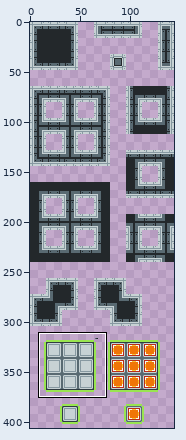
Sprite sheet -- resources/tileset/tileset.png. The picture above shows the old version from afar; the outline marks the close-up.
Close-up. The starting point:
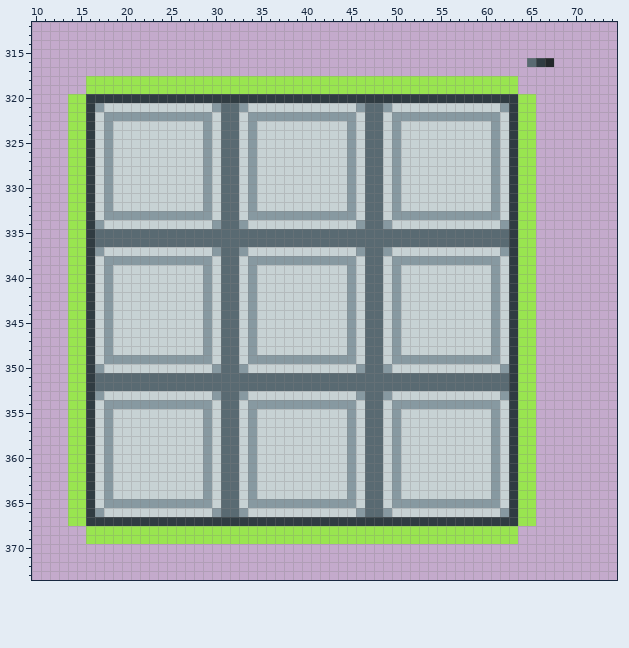
The file is 144x416 pixels. Shown: x 10..74, y 312..373. The wide view leaves out empty margins. The commit also changed other parts of the picture, which this record leaves out.
After:
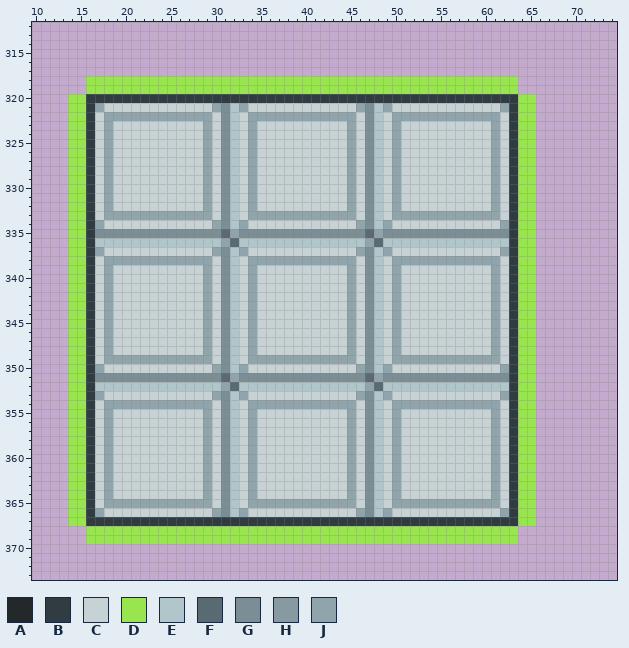
Palette (. is transparent): A #23282b  B #303c42  C #c7d2d4  D #99e550  E #b1c6ca  F #596a72  G #7b8d95  H #8799a1  J #90a4ac
Change:
y 316: x 65..67 FBA -> ...
y 321: x 17 H -> J; x 30..33 HFFH -> JGEJ; x 46..49 HFFH -> JGEJ; x 62 H -> J
y 322: x 18..29 HHHHHHHHHHHH -> JJJJJJJJJJJJ; x 31..32 FF -> GE; x 34..45 HHHHHHHHHHHH -> JJJJJJJJJJJJ; x 47..48 FF -> GE; x 50..61 HHHHHHHHHHHH -> JJJJJJJJJJJJ
y 323..332: x 18 H -> J; x 29 H -> J; x 31..32 FF -> GE; x 34 H -> J; x 45 H -> J; x 47..48 FF -> GE; x 50 H -> J; x 61 H -> J
y 333: x 18..29 HHHHHHHHHHHH -> JJJJJJJJJJJJ; x 31..32 FF -> GE; x 34..45 HHHHHHHHHHHH -> JJJJJJJJJJJJ; x 47..48 FF -> GE; x 50..61 HHHHHHHHHHHH -> JJJJJJJJJJJJ
y 334: x 17 H -> J; x 30..33 HFFH -> JGEJ; x 46..49 HFFH -> JGEJ; x 62 H -> J
y 335: x 17..30 FFFFFFFFFFFFFF -> GGGGGGGGGGGGGG; x 32..46 FFFFFFFFFFFFFFF -> JGGGGGGGGGGGGGG; x 48..62 FFFFFFFFFFFFFFF -> JGGGGGGGGGGGGGG
y 336: x 17..31 FFFFFFFFFFFFFFF -> EEEEEEEEEEEEEEJ; x 33..47 FFFFFFFFFFFFFFF -> EEEEEEEEEEEEEEJ; x 49..62 FFFFFFFFFFFFFF -> EEEEEEEEEEEEEE
y 337: x 17 H -> J; x 30..33 HFFH -> JGEJ; x 46..49 HFFH -> JGEJ; x 62 H -> J
y 338: x 18..29 HHHHHHHHHHHH -> JJJJJJJJJJJJ; x 31..32 FF -> GE; x 34..45 HHHHHHHHHHHH -> JJJJJJJJJJJJ; x 47..48 FF -> GE; x 50..61 HHHHHHHHHHHH -> JJJJJJJJJJJJ
y 339..348: x 18 H -> J; x 29 H -> J; x 31..32 FF -> GE; x 34 H -> J; x 45 H -> J; x 47..48 FF -> GE; x 50 H -> J; x 61 H -> J
y 349: x 18..29 HHHHHHHHHHHH -> JJJJJJJJJJJJ; x 31..32 FF -> GE; x 34..45 HHHHHHHHHHHH -> JJJJJJJJJJJJ; x 47..48 FF -> GE; x 50..61 HHHHHHHHHHHH -> JJJJJJJJJJJJ
y 350: x 17 H -> J; x 30..33 HFFH -> JGEJ; x 46..49 HFFH -> JGEJ; x 62 H -> J
y 351: x 17..30 FFFFFFFFFFFFFF -> GGGGGGGGGGGGGG; x 32..46 FFFFFFFFFFFFFFF -> JGGGGGGGGGGGGGG; x 48..62 FFFFFFFFFFFFFFF -> JGGGGGGGGGGGGGG
y 352: x 17..31 FFFFFFFFFFFFFFF -> EEEEEEEEEEEEEEJ; x 33..47 FFFFFFFFFFFFFFF -> EEEEEEEEEEEEEEJ; x 49..62 FFFFFFFFFFFFFF -> EEEEEEEEEEEEEE
y 353: x 17 H -> J; x 30..33 HFFH -> JGEJ; x 46..49 HFFH -> JGEJ; x 62 H -> J
y 354: x 18..29 HHHHHHHHHHHH -> JJJJJJJJJJJJ; x 31..32 FF -> GE; x 34..45 HHHHHHHHHHHH -> JJJJJJJJJJJJ; x 47..48 FF -> GE; x 50..61 HHHHHHHHHHHH -> JJJJJJJJJJJJ
y 355..364: x 18 H -> J; x 29 H -> J; x 31..32 FF -> GE; x 34 H -> J; x 45 H -> J; x 47..48 FF -> GE; x 50 H -> J; x 61 H -> J
y 365: x 18..29 HHHHHHHHHHHH -> JJJJJJJJJJJJ; x 31..32 FF -> GE; x 34..45 HHHHHHHHHHHH -> JJJJJJJJJJJJ; x 47..48 FF -> GE; x 50..61 HHHHHHHHHHHH -> JJJJJJJJJJJJ
y 366: x 17 H -> J; x 30..33 HFFH -> JGEJ; x 46..49 HFFH -> JGEJ; x 62 H -> J
Pixel boxes of the changes (left, top, right, bottom) in both close-ups:
erased: (527, 58, 554, 67)
changed: (95, 103, 509, 517)
